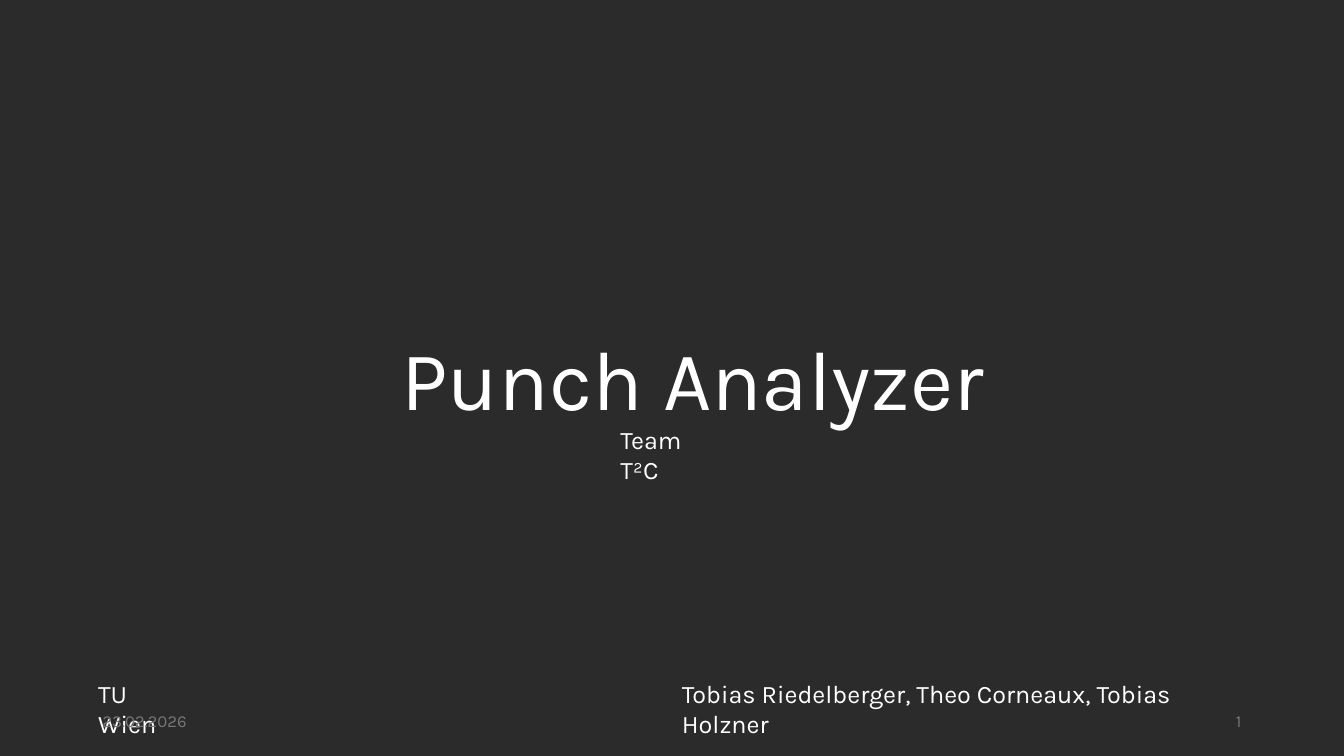
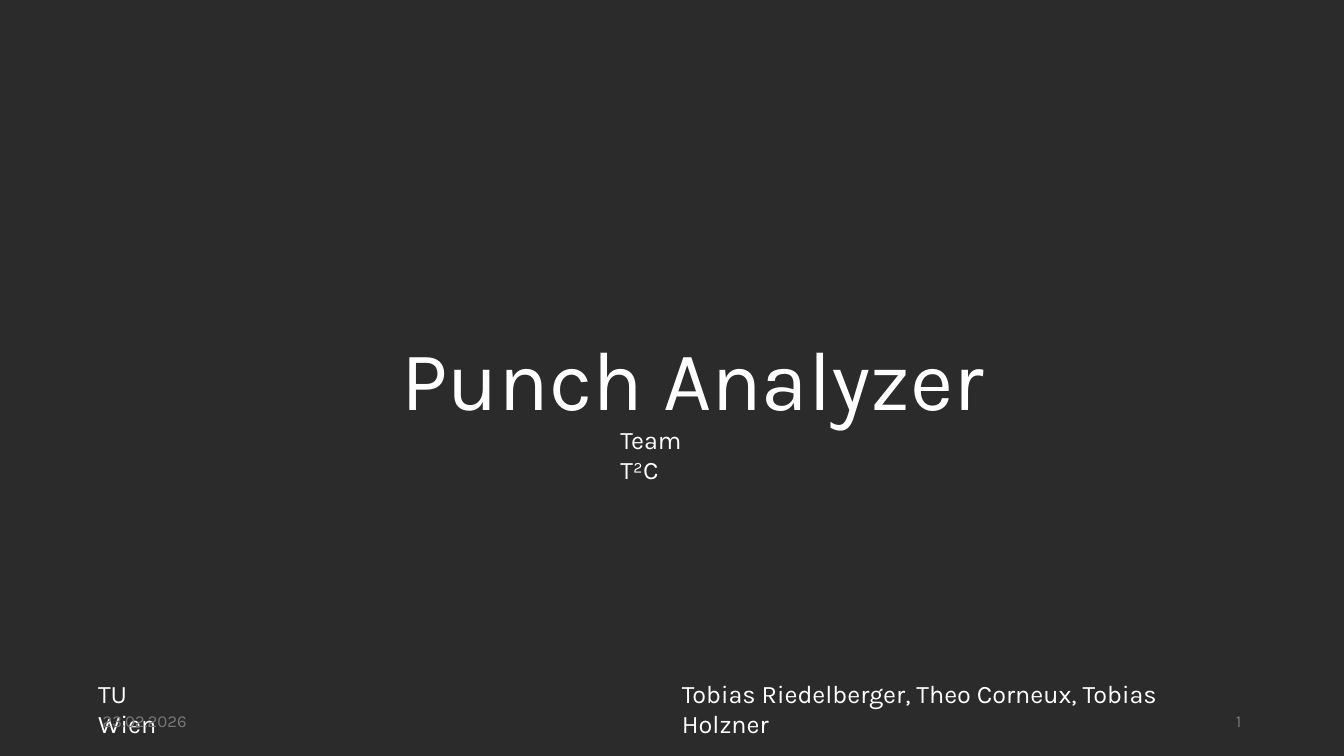
Before and after one commit to e12413440/micropython-hands-on-course, a slide deck: slide 1 of report/Präsentation_final.pptx. Drawn at 1344x756 pixels with LibreOffice and Linux fonts; fonts in the diff are those of the drawing; background and template pictures are left out; a plain dark background stands for a picture behind light text. Boxes give left, top, right and bottom in pixels: in the first picture for what was removed or moved away, otherwise in the second. Text is boxed around its words. In the diff, an @@ line names an element or a change of style, - is before the commit and + after.

Commit message:
some changes to final presentation

```diff
--- a/report/Präsentation_final.pptx
+++ b/report/Präsentation_final.pptx
@@ text at <box>682,685,1157,734</box>: text changed @@
-Tobias Riedelberger, Theo Corneaux, Tobias Holzner
+Tobias Riedelberger, Theo Corneux, Tobias Holzner
```
Also in this commit, not shown: 1 other slide changed.
